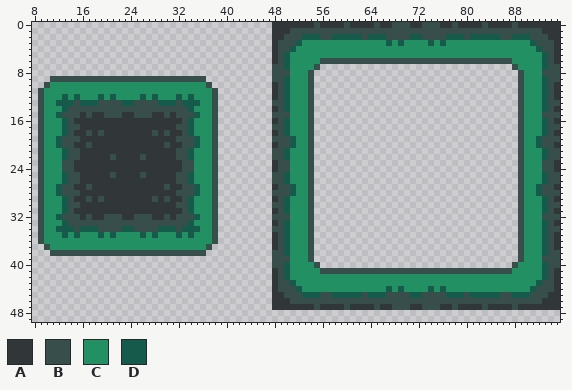
Pixel-art file -- graphics/tilesets/forest.aseprite. The picture above was drawn from the file before the commit.
96x96 pixels, 1 frame. Shown: x 8..95, y 0..49.
Palette (. is transparent): A #313638  B #374e4a  C #239063  D #165a4c
And afterwards:
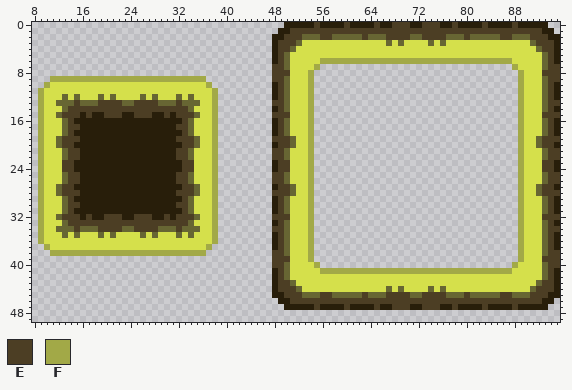
Colours new in this view: E #4c3e24  F #a2a947
The edit:
Colour A changes from #313638 to #281e0a.
Colour C changes from #239063 to #d5e04b.
Colour D changes from #165a4c to #676633.
Colour B gives way to colour A in row 17 at x 48 and 95; in row 18 at x 17, 19, 28 and 30; in row 20 at x 17 and 30; in row 22 at x 21 and 26; in row 25 at x 21 and 26; in row 27 at x 17 and 30.
Colour B gives way to colour A in row 29 at x 17, 19, 28 and 30; in row 30 at x 48 and 95.
Colour B gives way to colour E in row 0 at x 55, 60, 65, 68 to 70, 73 to 75, 78, 83 and 88; in row 1 at x 51 to 92; in row 2 at x 50 to 52, 56 to 57, 63, 67 to 70, 73 to 76, 80, 86 to 87 and 91 to 93; in row 3 at x 49 to 51 and 92 to 94; in row 4 at x 49 to 50 and 93 to 94; in rows 5 to 6 at x 49 and 94.
Colour B gives way to colour E in row 7 at x 48 to 49 and 94 to 95; in row 8 at x 48 to 50 and 93 to 95; in row 9 at x 48 to 49 and 94 to 95; in rows 10 to 12 at x 49 and 94; in row 13 at x 15, 19 to 22, 25 to 28, 32, 48 to 49 and 94 to 95; in row 14 at x 14 to 33, 49 and 94.
Colour B gives way to colour E in row 15 at x 13 to 15, 17, 20 to 22, 25 to 27, 30, 32 to 34, 48 to 50 and 93 to 95; in row 16 at x 14, 33, 49 and 94; in row 17 at x 14 to 15, 32 to 33, 49 and 94; in row 18 at x 14, 33, 49 and 94; in row 19 at x 13 to 15, 32 to 34, 48 to 50 and 93 to 95; in row 20 at x 13 to 14, 33 to 34, 49 to 50 and 93 to 94.
Colour B gives way to colour E in rows 21 to 22 at x 14 to 15, 32 to 33, 48 to 49 and 94 to 95; in rows 23 to 24 at x 13 to 14, 33 to 34, 49 to 50 and 93 to 94; in rows 25 to 26 at x 14 to 15, 32 to 33, 48 to 49 and 94 to 95; in row 27 at x 13 to 14, 33 to 34, 49 to 50 and 93 to 94; in row 28 at x 13 to 15, 32 to 34, 48 to 50 and 93 to 95; in row 29 at x 14, 33, 49 and 94.
Colour B gives way to colour E in row 30 at x 14 to 15, 32 to 33, 49 and 94; in row 31 at x 14, 33, 49 and 94; in row 32 at x 13 to 15, 17, 20 to 22, 25 to 27, 30, 32 to 34, 48 to 50 and 93 to 95; in row 33 at x 14 to 33, 49 and 94; in row 34 at x 15, 19 to 22, 25 to 28, 32, 48 to 49 and 94 to 95; in rows 35 to 37 at x 49 and 94.
Colour B gives way to colour E in row 38 at x 48 to 49 and 94 to 95; in row 39 at x 48 to 50 and 93 to 95; in row 40 at x 48 to 49 and 94 to 95; in rows 41 to 42 at x 49 and 94; in row 43 at x 49 to 50 and 93 to 94; in row 44 at x 49 to 51 and 92 to 94.
Colour B gives way to colour E in row 45 at x 50 to 52, 56 to 57, 63, 67 to 70, 73 to 76, 80, 86 to 87 and 91 to 93; in row 46 at x 51 to 92; in row 47 at x 55, 60, 65, 68 to 70, 73 to 75, 78, 83 and 88.
Colour B gives way to colour F in row 6 at x 56 to 87; in row 7 at x 55 and 88; in row 8 at x 54 and 89; in row 9 at x 11 to 36, 54 and 89; in row 10 at x 10, 37, 54 and 89; in rows 11 to 36 at x 9, 38, 54 and 89.
Colour B gives way to colour F in row 37 at x 10, 37, 54 and 89; in row 38 at x 11 to 36, 54 and 89; in row 39 at x 54 and 89; in row 40 at x 55 and 88; in row 41 at x 56 to 87.
Colour A is removed in row 0 at x 48 to 49 and 94 to 95; in row 1 at x 48 and 95; in row 46 at x 48 and 95; in row 47 at x 48 to 49 and 94 to 95.
Boxes around the changes in both pictures, in picture pixels (x1, y1, x2, y2):
changed: (272, 22, 560, 310)
changed: (38, 76, 218, 256)
